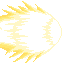
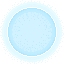
Layer changes from the first 64 x 64 image to the second:
added layer "Layer 26" above "Layer 25" over [0, 0, 64, 64]
hid "Layer 9" over [0, 1, 62, 63]
